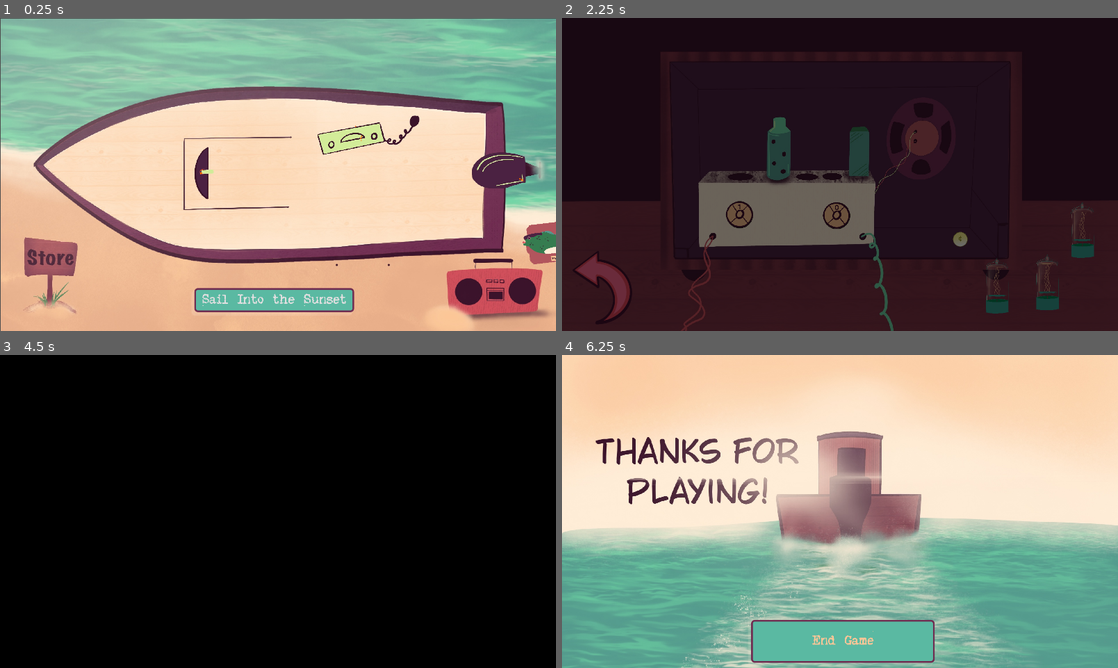
Above: before the commit, frames 1-4 (two rows, left to right).
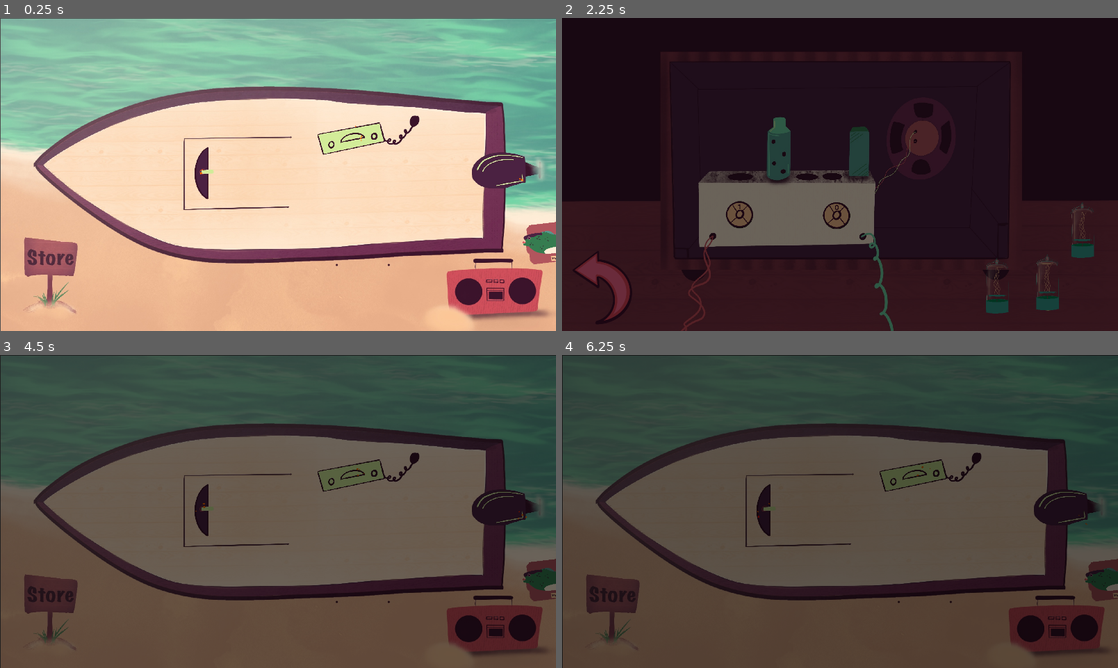
Above: after the commit, the same moments.

Repository: reggaebill/grandpa-s-boat
Game: Godot game, scene res://Scenes/Boat Overview.tscn
Two runs of this game, one before a commit and one after it. Both use one fixed random seed, a clock stepped at 60 frames per second and the inputs below. This scene is started directly instead of the project's main scene.
Inputs (mouse positions are in pixels of both pictures, inside the frame that each line leads up to; where the layout moved, square brackets give the same spot in the first picture):
- Up to frame 1 (0.25 s): no input
- Up to frame 2 (2.25 s): click (912, 140) at 0.5 s; click (1056, 287) at 1.25 s; click (739, 215) at 2.02 s
- Up to frame 3 (4.5 s): click (38, 624) at 2.75 s; click (483, 639) [400, 577] at 3.5 s; click (272, 636) at 4.25 s, where only the run before the commit has a clickable "Sail Into the Sunset"
- Up to frame 4 (6.25 s): click (1056, 624) [845, 639] at 5 s; click (1062, 508) at 5.77 s

The runs differ from the first frame. In frame 1, 2.2% of the frame differs, in the area x 34-64%, y 86-94%; in frame 2, 0.1%; in frame 3, 99%; in frame 4, 100%, in the area x 0-100%, y 0-100%.

Commit message:
Should be Done

Diff:
--- a/Scenes/Boat Overview.tscn
+++ b/Scenes/Boat Overview.tscn
@@ -254,6 +254,7 @@
 visible = false
 
 [node name="EndGameButton" type="Button" parent="." unique_id=1585934702]
+visible = false
 anchors_preset = 7
 anchor_left = 0.5
 anchor_top = 1.0
--- a/Scenes/CB Radio.tscn
+++ b/Scenes/CB Radio.tscn
@@ -83,10 +83,10 @@
 position = Vector2(-134, -119)
 
 [node name="coinButton" type="TextureButton" parent="Collectible" unique_id=860077393]
-offset_left = 1484.0
-offset_top = 857.0
-offset_right = 1740.0
-offset_bottom = 1113.0
+offset_left = 1787.0
+offset_top = 1078.0
+offset_right = 2043.0
+offset_bottom = 1334.0
 scale = Vector2(0.2, 0.2)
 texture_normal = ExtResource("3_3p8nn")
 
@@ -409,6 +409,7 @@
 offset_right = 1939.0
 offset_bottom = 1090.0
 mouse_filter = 2
+metadata/_edit_lock_ = true
 
 [node name="Back Button" type="TextureButton" parent="Control" unique_id=1098783756]
 layout_mode = 1
@@ -442,6 +443,7 @@
 [node name="Pause" type="CanvasLayer" parent="." unique_id=1779539001]
 
 [node name="PauseMenu" parent="Pause" unique_id=1079304872 instance=ExtResource("19_2a6jh")]
+metadata/_edit_lock_ = true
 
 [node name="Journal" type="CanvasLayer" parent="." unique_id=929525927]
 
--- a/Scenes/end_scene.tscn
+++ b/Scenes/end_scene.tscn
@@ -15,6 +15,7 @@
 texture = ExtResource("1_5pkqa")
 
 [node name="Button" type="Button" parent="." unique_id=15645881]
+visible = false
 anchors_preset = 7
 anchor_left = 0.5
 anchor_top = 1.0
@@ -32,3 +33,5 @@
 theme_override_styles/pressed = ExtResource("5_kwb7v")
 theme_override_styles/hover = ExtResource("6_f7vrb")
 text = "End Game"
+
+[connection signal="pressed" from="Button" to="." method="_on_button_pressed"]
--- a/Scripts/boat_overview.gd
+++ b/Scripts/boat_overview.gd
@@ -8,6 +8,10 @@
 @onready var end_game_button: Button = $EndGameButton
 
 func _ready() -> void:
+	# Testing flags.
+	#State.wheelComplete = true
+	#State.CB_Radio_complete = true
+	#State.engineFixed = true
 	wheel_sprite.hide()
 	if not State.bassCollected:
 		big_mouth_billy.show()
--- a/Scripts/end_scene.gd
+++ b/Scripts/end_scene.gd
@@ -1,4 +1,10 @@
 extends Node2D
+@onready var button: Button = $Button
 
 func _ready() -> void:
 	await get_tree().create_timer(4.0).timeout
+	button.show()
+
+
+func _on_button_pressed() -> void:
+	get_tree().quit()
